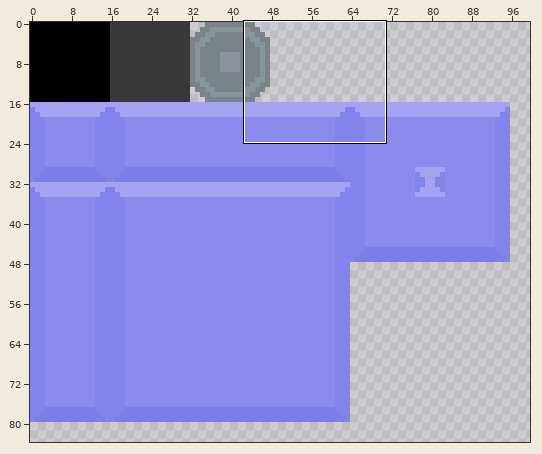
A sprite sheet gets an edit: level1/tiles.png. Above, an overview of the earlier version with the close-up marked.
Close-up. Old version:
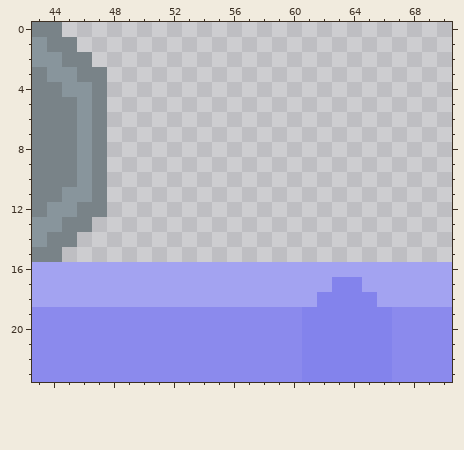
The file is 256x256 pixels. Colours within 5 levels of each other are drawn and written as one. Shown: x 43..70, y 0..23. The wide view leaves out empty margins.
And afterwards:
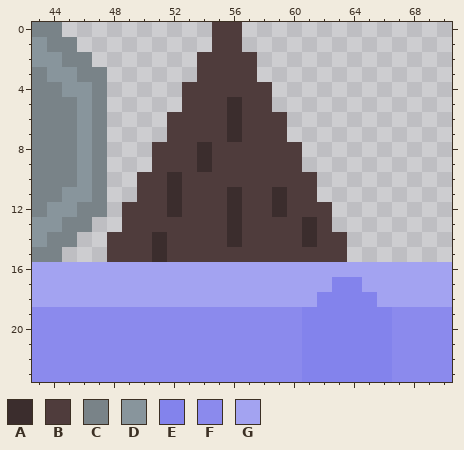
Palette (. is transparent): A #3b2d2d  B #4f3c3c  C #798388  D #88959c  E #8383ec  F #8b8aed  G #a3a3f1
Changes in this commit:
@@ x 43..70 @@
- 0 CC..........................
- 1 DCC.........................
- 2 DDCC........................
- 3 CDDCC.......................
- 4 CCDDC.......................
- 5 CCCDC.......................
- 6 CCCDC.......................
- 7 CCCDC.......................
- 8 CCCDC.......................
- 9 CCCDC.......................
-10 CCCDC.......................
-11 CCDDC.......................
-12 CDDCC.......................
-13 DDCC........................
-14 DCC.........................
-15 CC..........................
+ 0 CC..........BB..............
+ 1 DCC.........BB..............
+ 2 DDCC.......BBBB.............
+ 3 CDDCC......BBBB.............
+ 4 CCDDC.....BBBBBB............
+ 5 CCCDC.....BBBABB............
+ 6 CCCDC....BBBBABBB...........
+ 7 CCCDC....BBBBABBB...........
+ 8 CCCDC...BBBABBBBBB..........
+ 9 CCCDC...BBBABBBBBB..........
+10 CCCDC..BBABBBBBBBBB.........
+11 CCDDC..BBABBBABBABB.........
+12 CDDCC.BBBABBBABBABBB........
+13 DDCC..BBBBBBBABBBBAB........
+14 DCC..BBBABBBBABBBBABB.......
+15 CC...BBBABBBBBBBBBBBB.......
 16 GGGGGGGGGGGGGGGGGGGGGGGGGGGG
